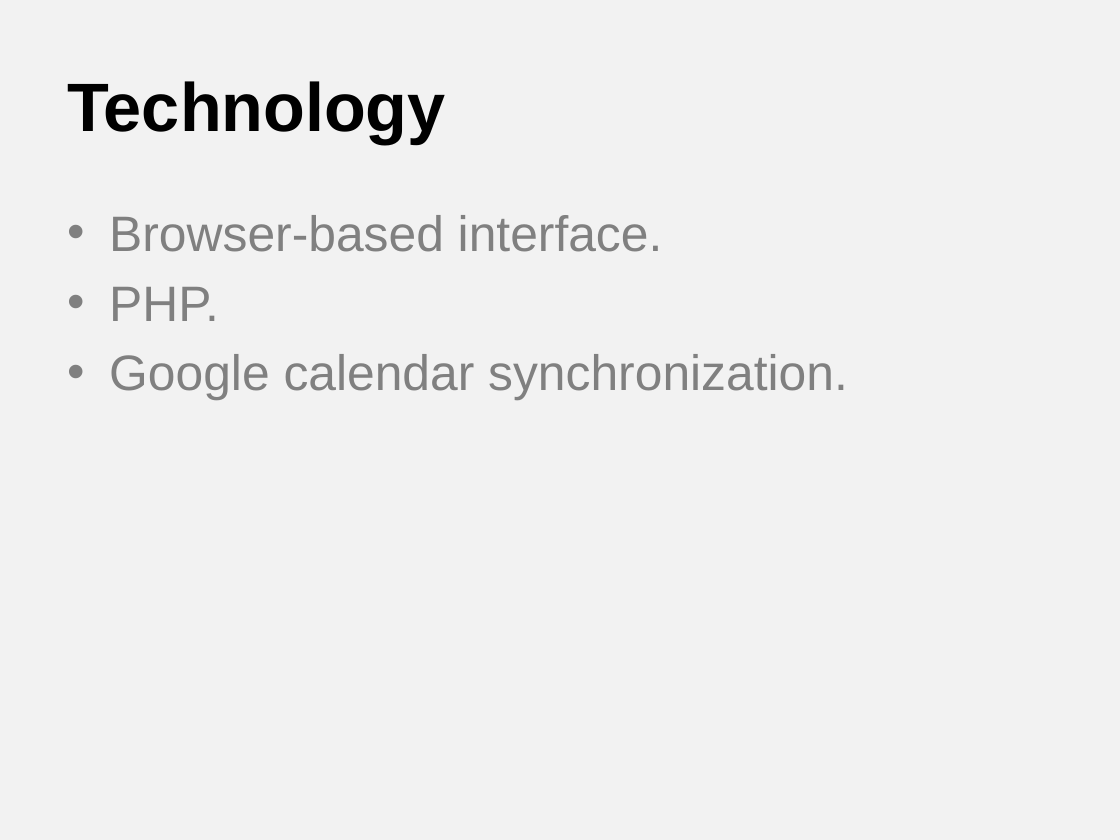
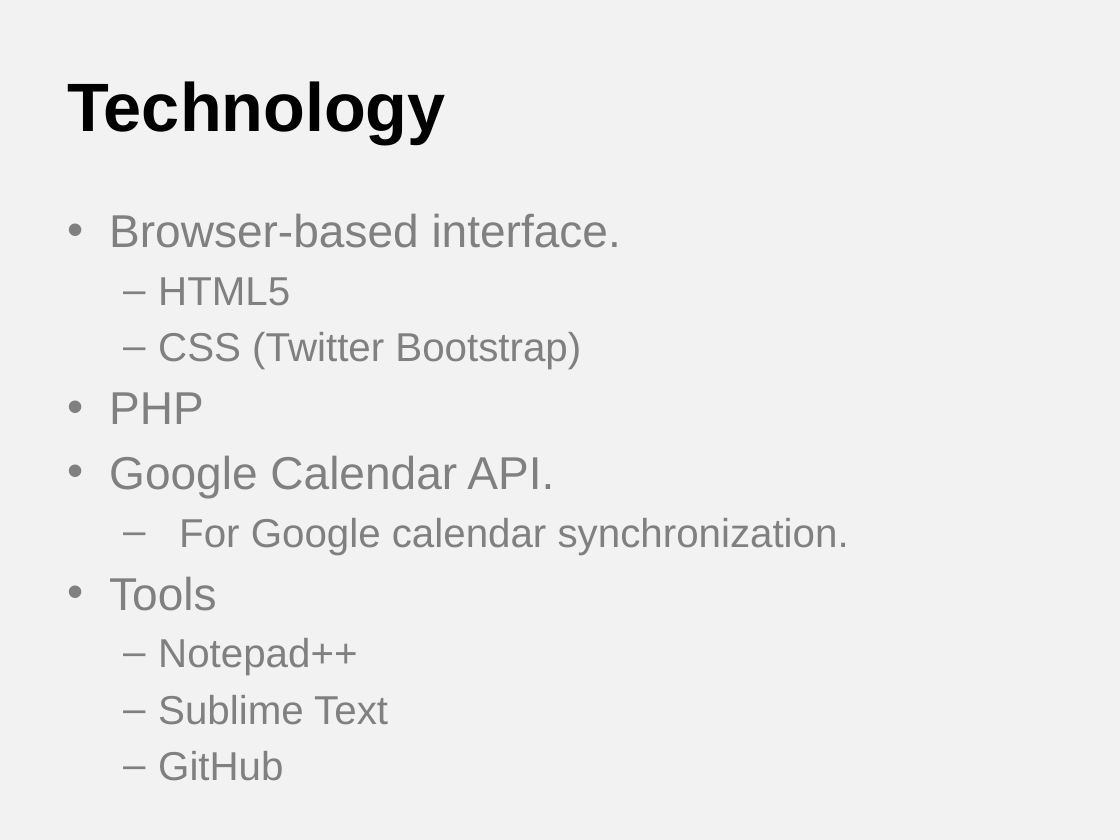
Before and after one commit to ProjPossibility/CSUN-ST-Planner2, a slide deck: slide 4 of presentation/teacher-student_planner.pptx (slide 5 before the commit). Drawn at 1120x840 pixels with LibreOffice and Linux fonts; fonts in the diff are those of the drawing. Boxes give left, top, right and bottom in pixels: in the first picture for what was removed or moved away, otherwise in the second. Text is boxed around its words. In the diff, an @@ line names an element or a change of style, - is before the commit and + after.

```diff
--- a/presentation/teacher-student_planner.pptx
+++ b/presentation/teacher-student_planner.pptx
@@ text at (109, 213, 621, 248): size 32 to 29.6 pt in "Browser-based interface." @@
@@ text at (109, 277, 849, 725): text changed; size 32 to 25.9 pt @@
-• PHP.
-• Google calendar synchronization.
+  – HTML5
+  – CSS (Twitter Bootstrap)
+• PHP
+• Google Calendar API.
+  – For Google calendar synchronization.
+• Tools
+  – Notepad++
+  – Sublime Text
+  – GitHub
```
Also in this commit, not shown: 3 other slides changed, 1 slide added, 2 slides removed.
